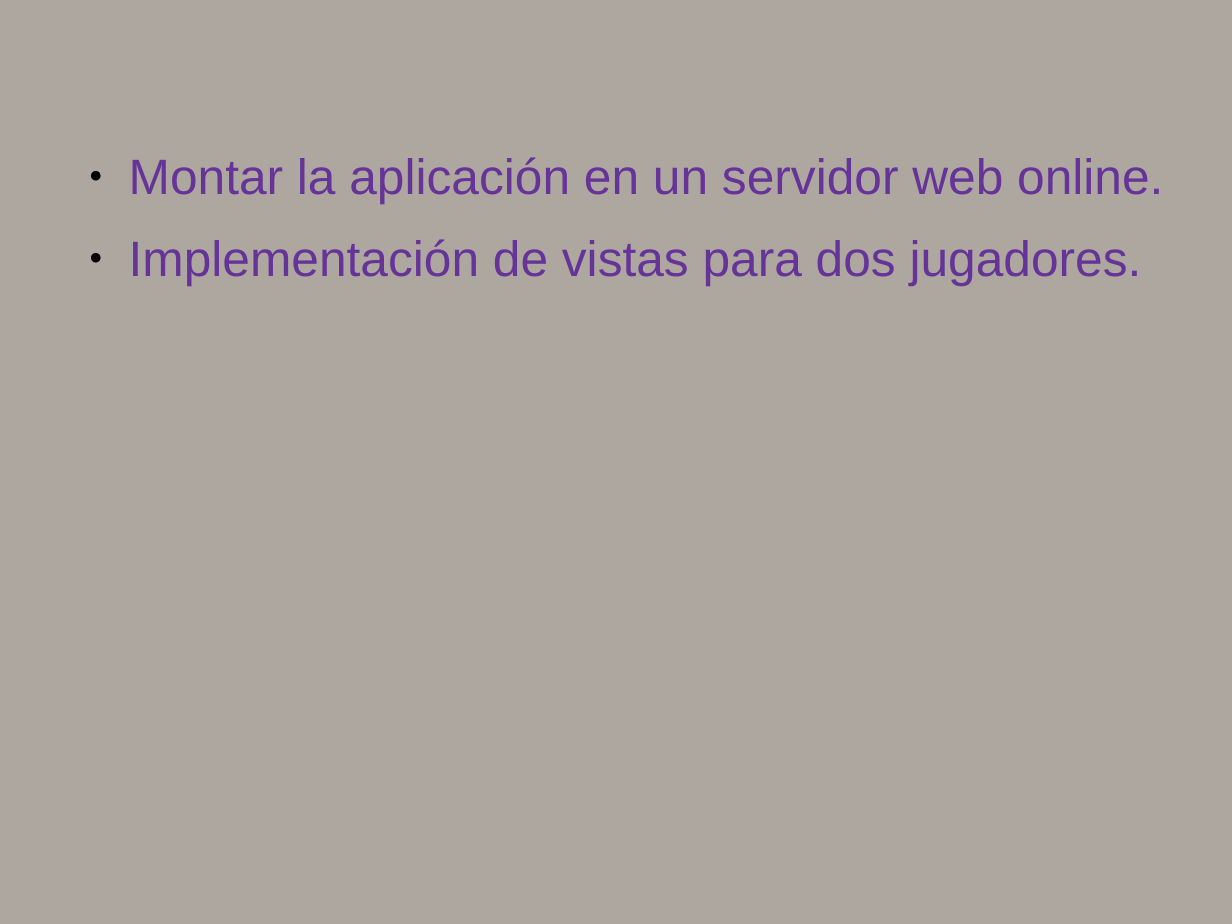
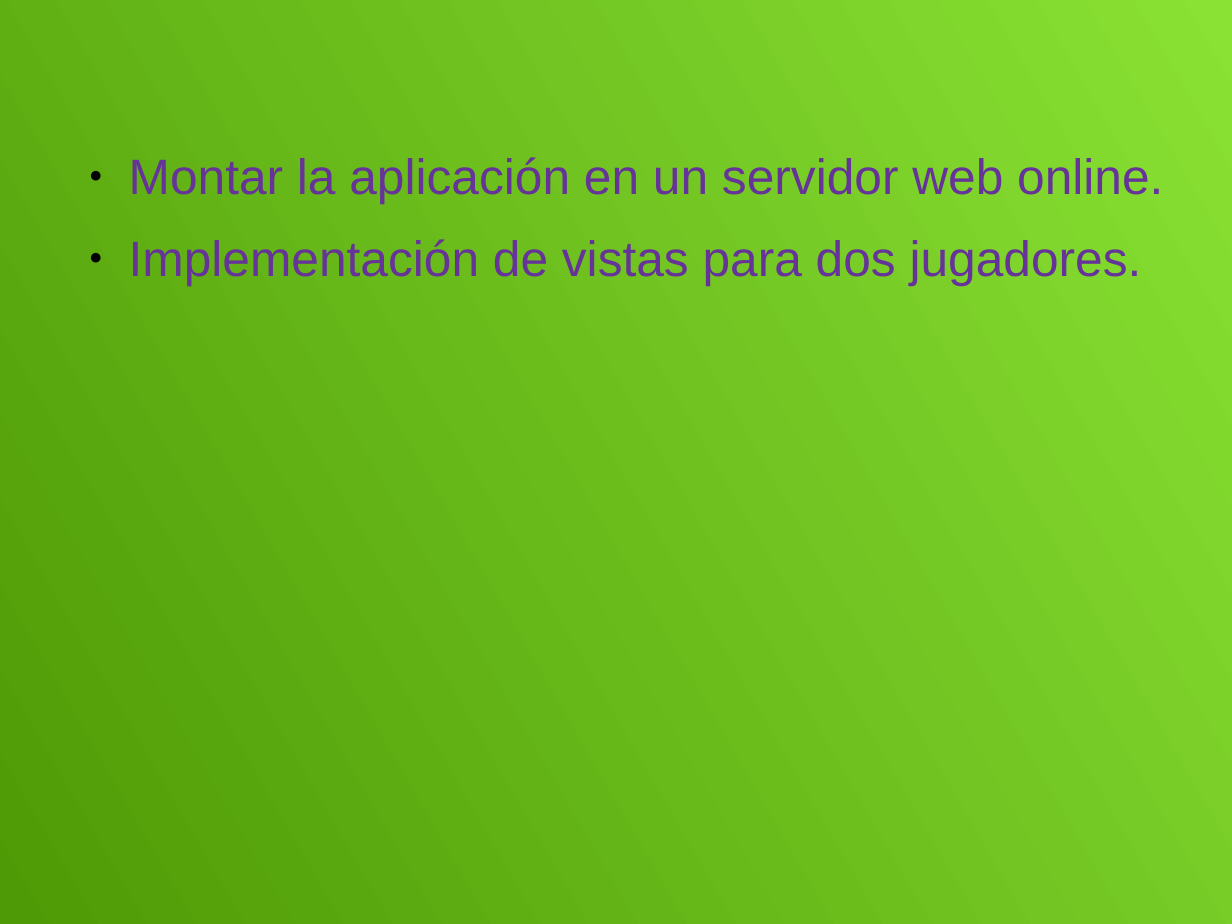
Before and after one commit to Ezex360/ProyectoTrivia, a slide deck: slide 7 of documents/presentacion.odp. Drawn at 1232x924 pixels with LibreOffice and Linux fonts; fonts in the diff are those of the drawing. Boxes give left, top, right and bottom in pixels: in the first picture for what was removed or moved away, otherwise in the second. Text is boxed around its words. In the diff, an @@ line names an element or a change of style, - is before the commit and + after.

```diff
--- a/documents/presentacion.odp
+++ b/documents/presentacion.odp
@@ background #AEA79F to gradient #8AE234 to #4E9A06 @@
```
Also in this commit, not shown: 6 other slides changed, 1 slide added, 1 slide removed, 3 other files.
